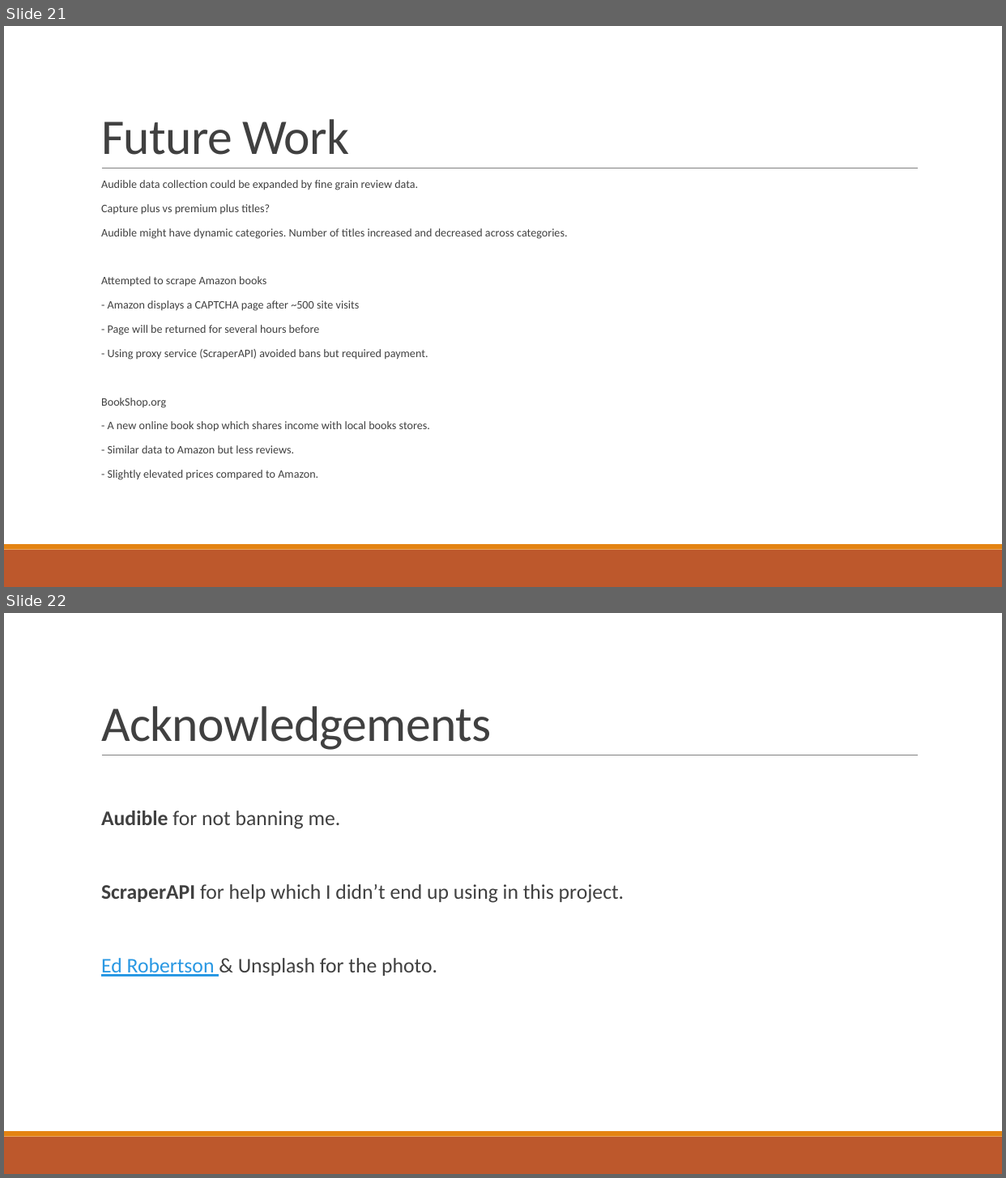
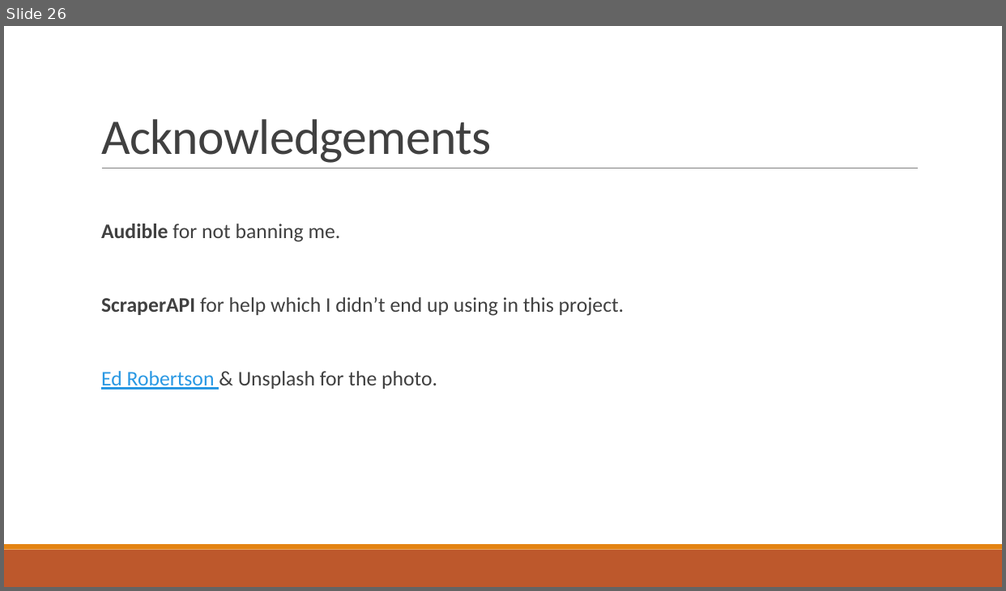
Before and after one commit to jwelch1123/finding_the_tree_in_the_forest, a slide deck: Presentation.pptx. Shown one above the other, each under a label of ours: slides 21 and 22 before the commit, slide 26 after it. The pictures are 1006x1178 and 1006x591 pixels, drawn with LibreOffice and Linux fonts; fonts in the diff are those of the drawing. Boxes give left, top, right and bottom in pixels: in the first picture for what was removed or moved away, otherwise in the second. Text is boxed around its words. In the diff, an @@ line names an element or a change of style, - is before the commit and + after.

Commit message:
continueing to update data analysis file and generate more graphcis. nearing completion

```diff
--- a/Presentation.pptx
+++ b/Presentation.pptx
@@ slide 21 removed at (4, 26, 1002, 587), background #FFFFFF; not listed: 3 template elements that a slide beside it also shows @@
@@ title removed at (101, 119, 349, 155) @@
-Future Work
@@ text removed at (101, 180, 567, 480) @@
-  Audible data collection could be expanded by fine grain review data.
-  Capture plus vs premium plus titles?
-  Audible might have dynamic categories. Number of titles increased and decreased across categories.
-  Attempted to scrape Amazon books
-  - Amazon displays a CAPTCHA page after ~500 site visits
-  - Page will be returned for several hours before
-  - Using proxy service (ScraperAPI) avoided bans but required payment.
-  BookShop.org
-  - A new online book shop which shares income with local books stores.
-  - Similar data to Amazon but less reviews.
-  - Slightly elevated prices compared to Amazon.
@@ what was slide 22 is now slide 26 @@
```
Also in this commit, not shown: 4 slides changed, 16 slides added, 11 other slides removed, 20 other files.
